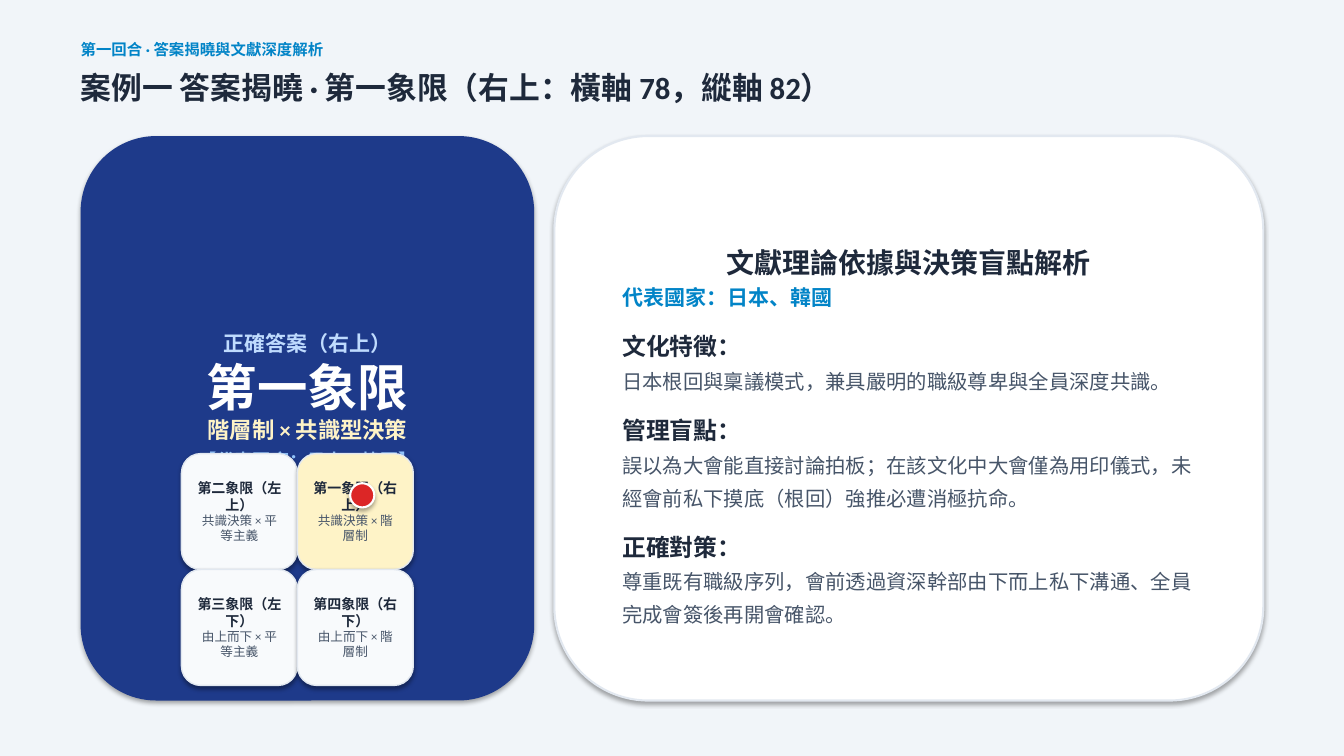
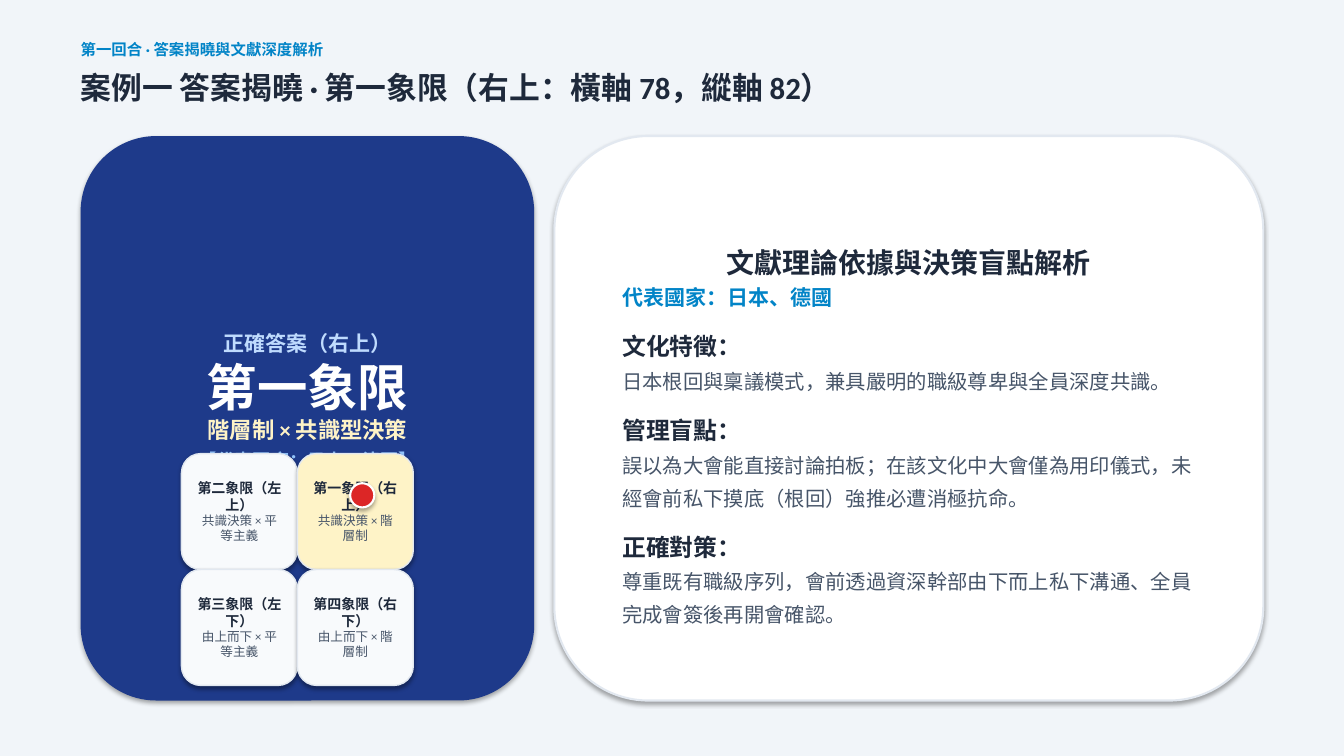
Before and after one commit to routerdd1818-tech/OB, a slide deck: slide 6 of 誰是文化王_備案簡報_Who_Is_Culture_King.pptx. Drawn at 1344x756 pixels with LibreOffice and Linux fonts; fonts in the diff are those of the drawing. Boxes give left, top, right and bottom in pixels: in the first picture for what was removed or moved away, otherwise in the second. Text is boxed around its words. In the diff, an @@ line names an element or a change of style, - is before the commit and + after.

```diff
--- a/誰是文化王_備案簡報_Who_Is_Culture_King.pptx
+++ b/誰是文化王_備案簡報_Who_Is_Culture_King.pptx
@@ text in rounded rectangle at (622, 287, 832, 307): text changed @@
-代表國家：日本、韓國
+代表國家：日本、德國
```
Also in this commit, not shown: 5 other slides changed, 5 other files.
